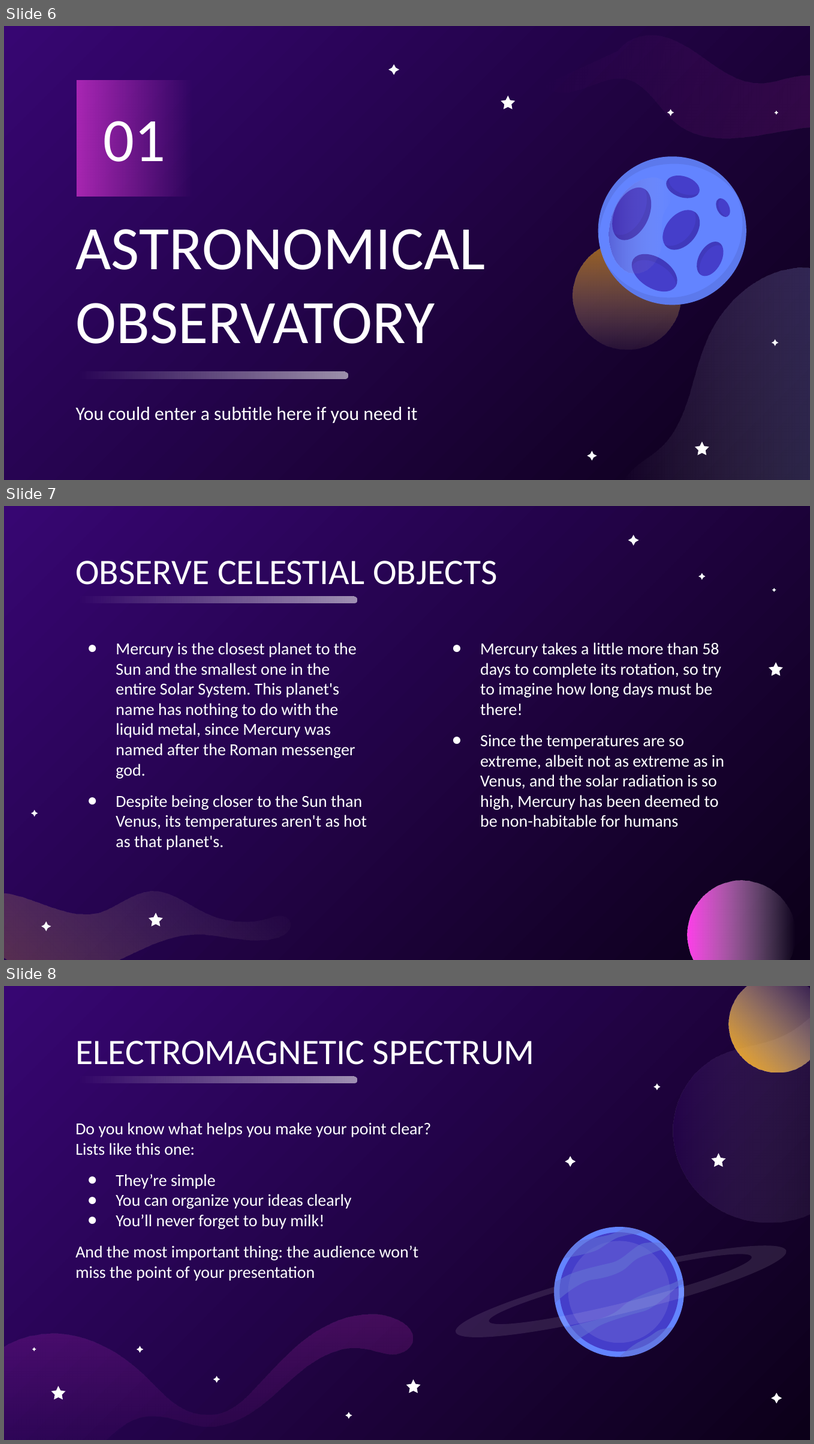
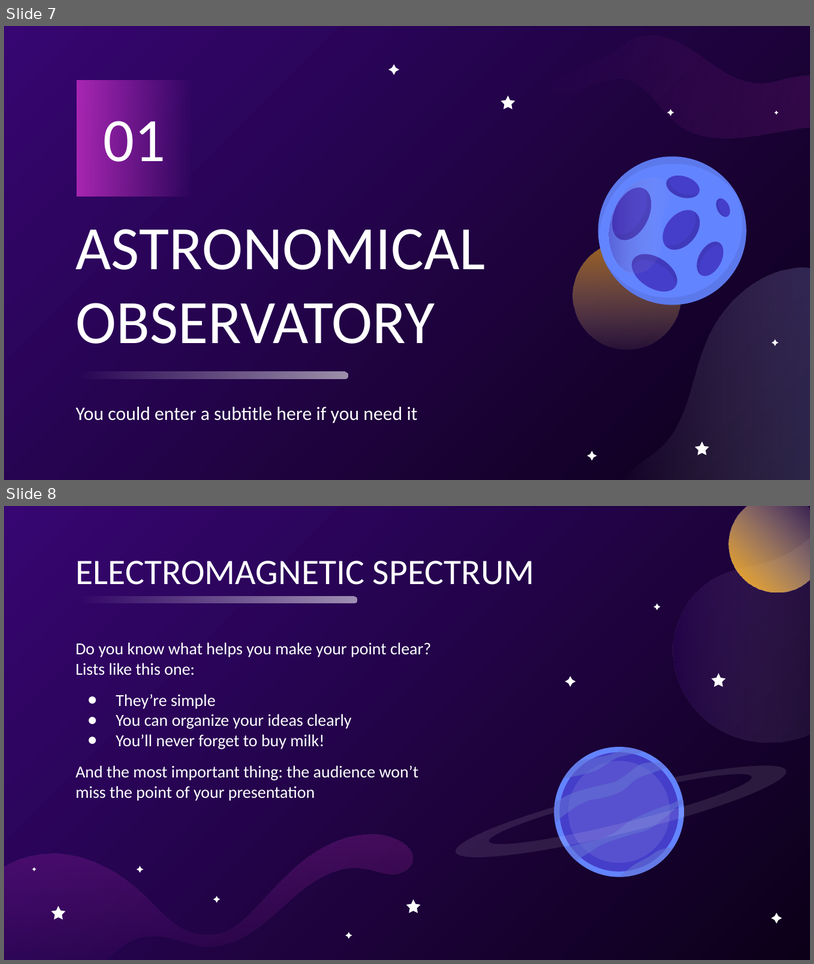
Before and after one commit to usedgenes/Rocketry-Curriculum, a slide deck: Week 1/Day 1/Presentation.pptx. Shown one above the other, each under a label of ours: slides 6, 7 and 8 before the commit, slides 7 and 8 after it. The pictures are 814x1444 and 814x964 pixels, drawn with LibreOffice and Linux fonts; fonts in the diff are those of the drawing. Boxes give left, top, right and bottom in pixels: in the first picture for what was removed or moved away, otherwise in the second. Text is boxed around its words. In the diff, an @@ line names an element or a change of style, - is before the commit and + after.

```diff
--- a/Week 1/Day 1/Presentation.pptx
+++ b/Week 1/Day 1/Presentation.pptx
@@ slide 7 removed at (x1=4, y1=506, x2=810, y2=960), background gradient #0C0019 to #370672 @@
@@ title removed at (x1=75, y1=561, x2=498, y2=585) @@
-OBSERVE CELESTIAL OBJECTS
@@ freeform shape removed at (x1=699, y1=573, x2=707, y2=580) @@
@@ rounded rectangle removed at (x1=77, y1=597, x2=357, y2=604) @@
@@ text removed at (x1=116, y1=642, x2=367, y2=850) @@
-● Mercury is the closest planet to the Sun and the smallest one in the entire Solar System. This planet's name has nothing to do with the liquid metal, since Mercury was named after the Roman messenger god.
-● Despite being closer to the Sun than Venus, its temperatures aren't as hot as that planet's.
@@ text removed at (x1=480, y1=642, x2=725, y2=827) @@
-● Mercury takes a little more than 58 days to complete its rotation, so try to imagine how long days must be there!
-● Since the temperatures are so extreme, albeit not as extreme as in Venus, and the solar radiation is so high, Mercury has been deemed to be non-habitable for humans
@@ group removed at (x1=32, y1=535, x2=784, y2=931): 6 freeform shapes @@
@@ ellipse removed at (x1=688, y1=880, x2=796, y2=960) @@
@@ freeform shape removed at (x1=4, y1=891, x2=293, y2=960) @@
@@ what was slide 6 is now slide 7 @@
```
Also in this commit, not shown: 1 slide changed, 3 slides added, 2 other slides removed, 6 other files.
